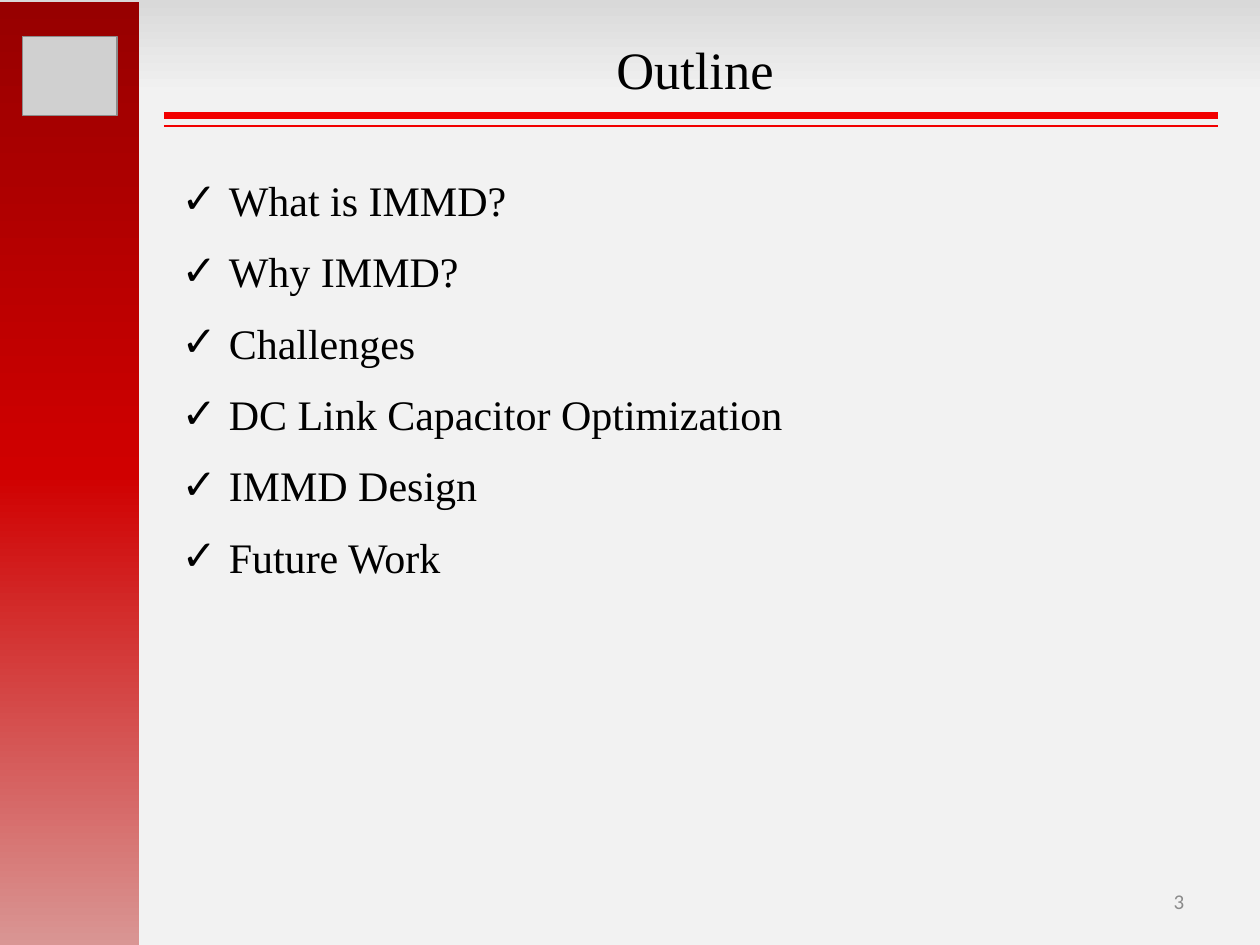
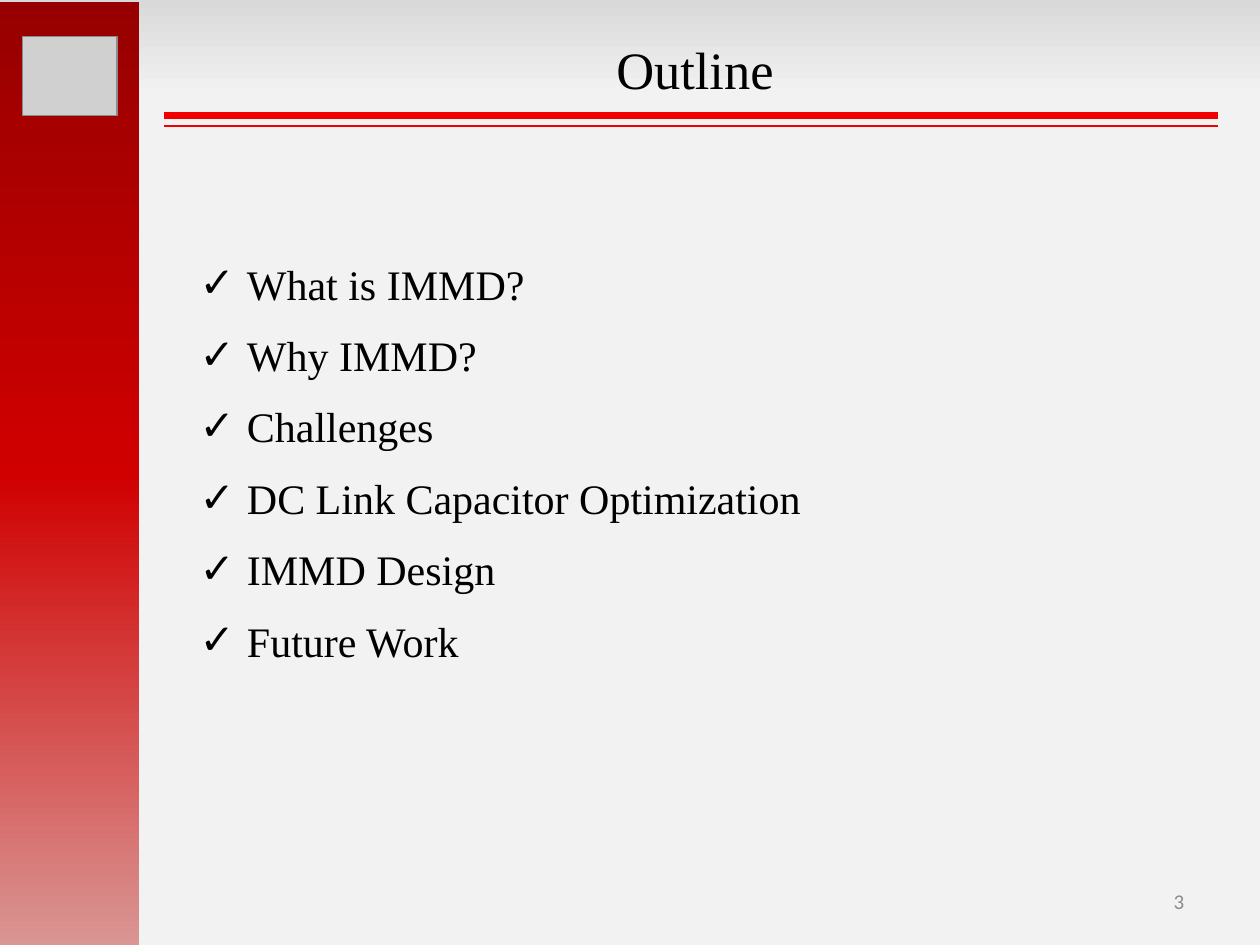
Before and after one commit to hakanpolat/IMMD, a slide deck: slide 3 of GRW2017/sunum/GRW2017_MesutUğur.pptx. Drawn at 1260x945 pixels with LibreOffice and Linux fonts; fonts in the diff are those of the drawing; grey boxes stand for pictures. Boxes give left, top, right and bottom in pixels: in the first picture for what was removed or moved away, otherwise in the second. Text is boxed around its words. In the diff, an @@ line names an element or a change of style, - is before the commit and + after.

```diff
--- a/GRW2017/sunum/GRW2017_MesutUğur.pptx
+++ b/GRW2017/sunum/GRW2017_MesutUğur.pptx
@@ text "What is IMMD?": place and size @@
-text "What is IMMD?" at [229,187,782,574]
+text "What is IMMD?" at [247,271,800,658]
```
Also in this commit, not shown: 7 other slides changed, 6 slides added, 33 other files.
